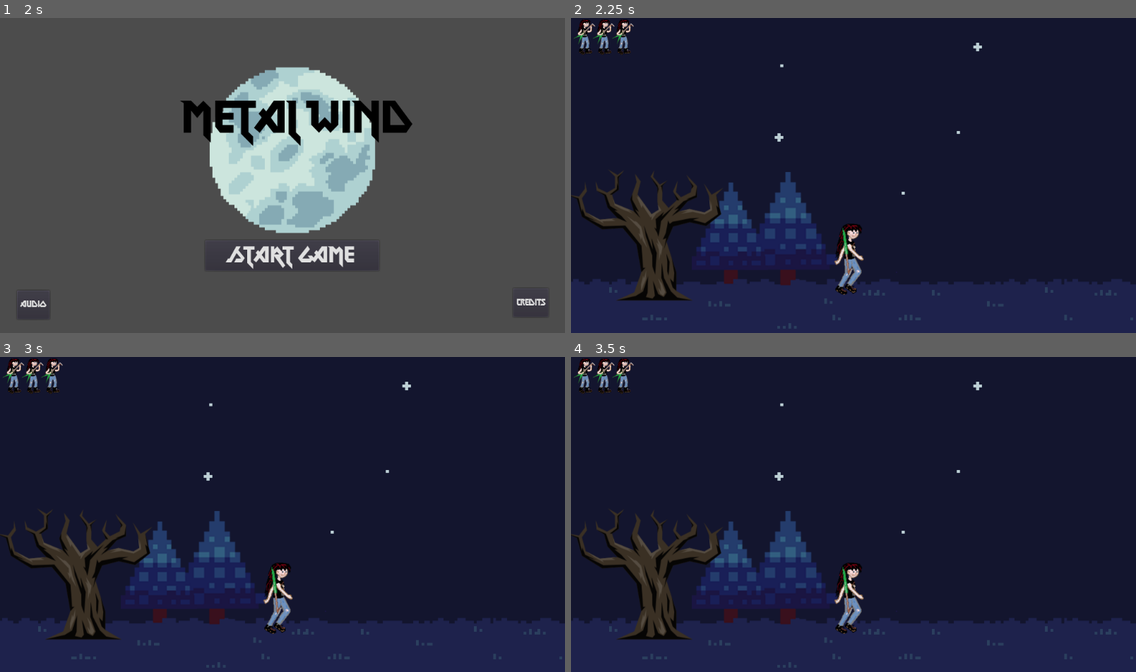
Above: before the commit, frames 1-4 (two rows, left to right).
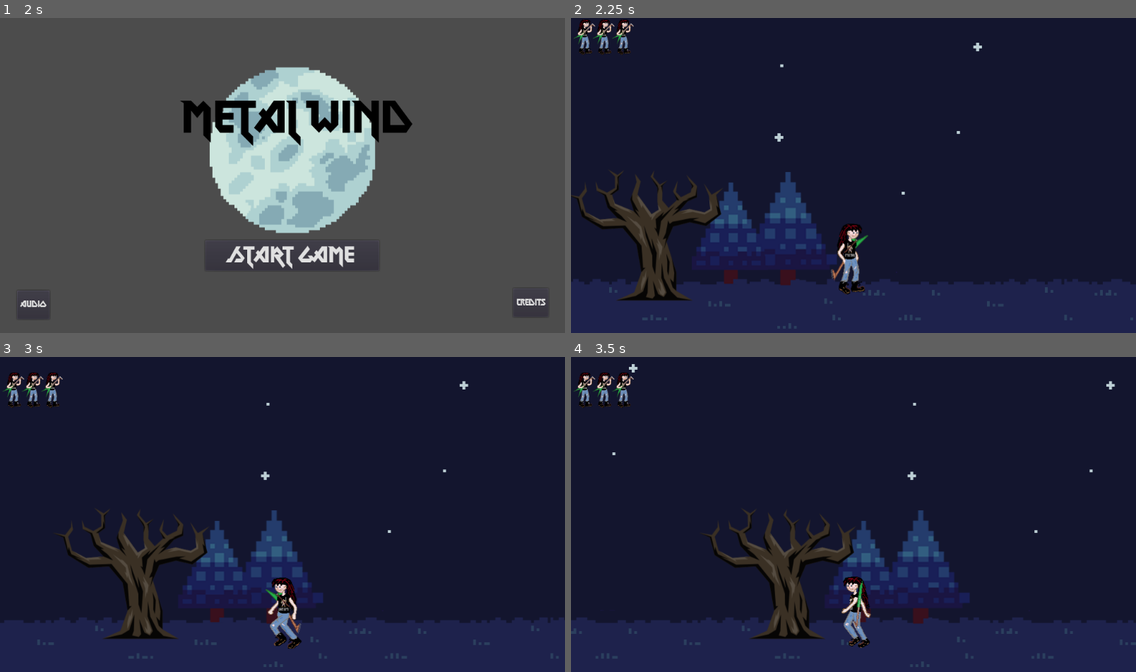
Above: after the commit, the same moments.

Repository: veonazzo/MetalWind
Game: Godot game, scene res://Scenes/IntroGameJam.tscn
Two runs of this game, one before a commit and one after it. Both use one fixed random seed, a clock stepped at 60 frames per second and the inputs below.
Inputs:
- Up to frame 1 (2 s): tap Enter at 0.5 s; hold Right (ui_right) from 0.53 s (still down); tap Space at 0.77, 1.25, 1.52 s
- Up to frame 2 (2.25 s): release Right (ui_right) at 2 s; click "START GAME" at 2 s
- Up to frame 3 (3 s): tap Enter at 2.75 s; hold Left (ui_left) from 2.78 s (still down)
- Up to frame 4 (3.5 s): keep holding Left (ui_left)

Frame 1 is identical in both runs. In frame 2, 0.6% of the frame differs, in the area x 46-53%, y 66-88%; in frame 3, 11%; in frame 4, 15%, in the area x 0-100%, y 0-99%.
Error before the commit: Parse Error: Mixed tabs and spaces in indentation. (res://Scenes/Player.gd:109)

Commit message:
release for godot engine italia game jam  #2

Diff:
--- a/Scenes/Player.gd
+++ b/Scenes/Player.gd
@@ -105,8 +105,8 @@
 	else:
 		if velocity.y < 0:
 			$AnimatedSprite.play("jump")
-		else:
-            $AnimatedSprite.play("fall")
+#		else:
+#            $AnimatedSprite.play("fall")
 
 func movement(delta):
 	var movement = velocity.normalized()*500*delta
Not shown, changed: .gitignore
Not shown, changed: Asset/Music/metalmania-by-kevin-macleod-from-filmmusic-io.mp3
Not shown, changed: Asset/Music/metalmania-by-kevin-macleod-from-filmmusic-io.wav
Not shown, changed: Asset/Music/wind.mp3
Not shown, changed: Asset/Music/wind.wav
Not shown, changed: Build/CoverImage.png
Not shown, changed: Build/MetalWind.exe
Not shown, changed: Build/MetalWind.pck
